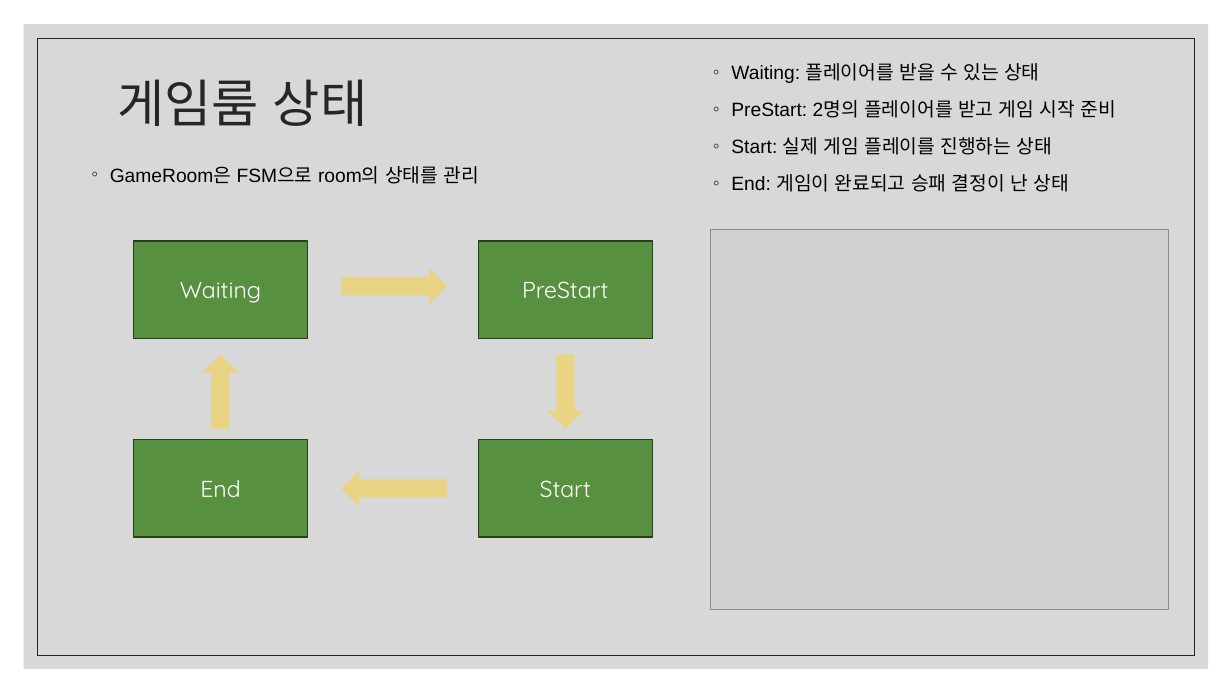
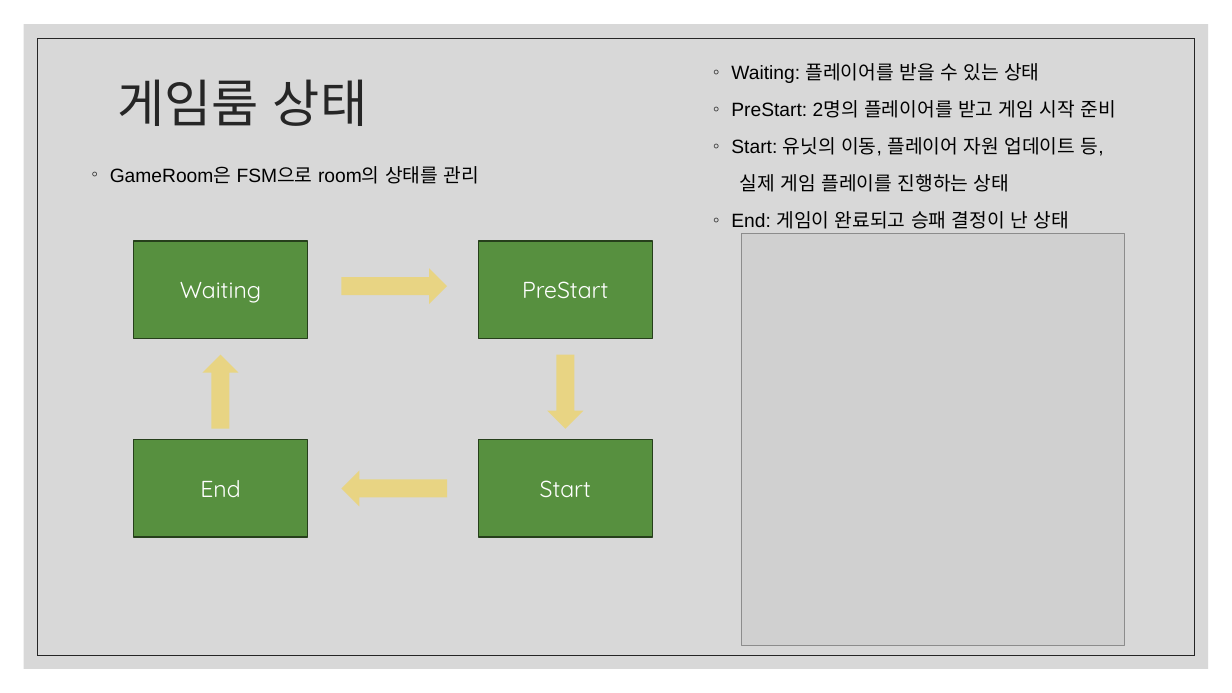
Before and after one commit to ckdgkwkd27/LCH_RTS, a slide deck: slide 8 of RTS 포트폴리오/이창하_RTS_포트폴리오.pptx. Drawn at 1232x693 pixels with LibreOffice and Linux fonts; fonts in the diff are those of the drawing; grey boxes stand for pictures. Boxes give left, top, right and bottom in pixels: in the first picture for what was removed or moved away, otherwise in the second. Text is boxed around its words. In the diff, an @@ line names an element or a change of style, - is before the commit and + after.

Commit message:
플레이 동작 완성

```diff
--- a/RTS 포트폴리오/이창하_RTS_포트폴리오.pptx
+++ b/RTS 포트폴리오/이창하_RTS_포트폴리오.pptx
@@ text at (731, 137, 1104, 192): text changed @@
-◦ Start: 실제 게임 플레이를 진행하는 상태
+◦ Start: 유닛의 이동, 플레이어 자원 업데이트 등,
+실제 게임 플레이를 진행하는 상태
@@ picture: place and size @@
-picture at (711, 230, 1169, 610)
+picture at (741, 234, 1125, 646)
```
Also in this commit, not shown: 3 other slides changed, 1 slide added, 39 other files.
